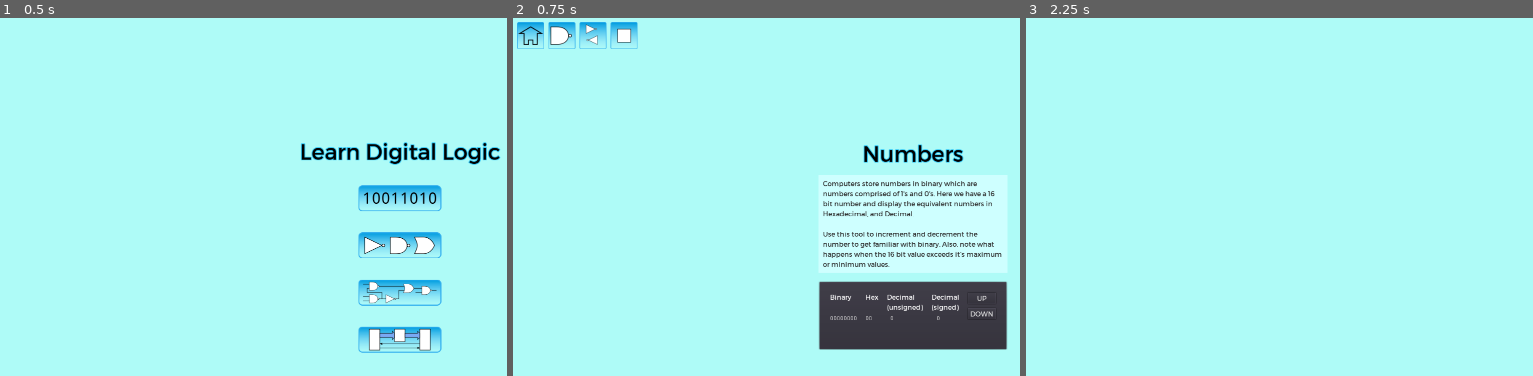
Above: before the commit, frames 1-3 (left to right).
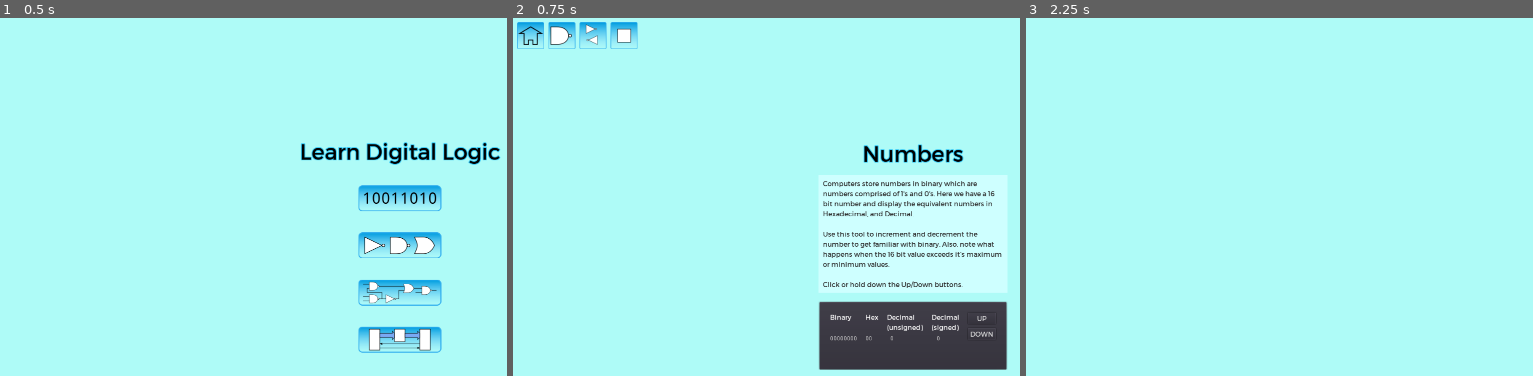
Above: after the commit, the same moments.

Repository: andrew-wilkes/digital-logic
Game: Godot game, scene res://Main.tscn
The game is run twice, just before and just after one commit, with the same random seed, the same clock (stepped at 60 frames per second) and the same inputs.
Inputs (mouse positions are in pixels of both pictures, inside the frame that each line leads up to):
- Up to frame 1 (0.5 s): no input
- Up to frame 2 (0.75 s): click (913, 197) at 0.5 s
- Up to frame 3 (2.25 s): click (1041, 35) at 1.25 s; click (1426, 247) at 2 s

Frame 1 is identical in both runs. In frame 2, 5.8% of the frame differs, in the area x 60-98%, y 71-99%; in frame 3, nothing differs.

Commit message:
Shrink button menu size to avoid overlap of GUI

Diff:
--- a/game/Buttons.gd
+++ b/game/Buttons.gd
@@ -6,20 +6,20 @@
 
 
 func _on_Home_button_down():
-	get_tree().change_scene("res://Main.tscn")
+	return get_tree().change_scene("res://Main.tscn")
 
 
 func _on_Numbers_button_down():
-	get_tree().change_scene("res://Numbers.tscn")
+	return get_tree().change_scene("res://Numbers.tscn")
 
 
 func _on_Gates_button_down():
-	get_tree().change_scene("res://Gates.tscn")
+	return get_tree().change_scene("res://Gates.tscn")
 
 
 func _on_Circuits_button_down():
-	get_tree().change_scene("res://Circuits.tscn")
+	return get_tree().change_scene("res://Circuits.tscn")
 
 
 func _on_Projects_button_down():
-	get_tree().change_scene("res://Projects.tscn")
+	return get_tree().change_scene("res://Projects.tscn")
--- a/game/Buttons.tscn
+++ b/game/Buttons.tscn
@@ -12,7 +12,10 @@
 anchor_bottom = 1.0
 margin_left = 10.0
 margin_top = 10.0
-margin_bottom = -1.50732
+margin_right = -1530.0
+margin_bottom = -1006.0
+size_flags_horizontal = 0
+size_flags_vertical = 0
 custom_constants/separation = 10
 script = ExtResource( 6 )
 __meta__ = {
--- a/game/Main.gd
+++ b/game/Main.gd
@@ -1,16 +1,16 @@
 extends CenterContainer
 
 func _on_Numbers_button_down():
-	get_tree().change_scene("res://Numbers.tscn")
+	return get_tree().change_scene("res://Numbers.tscn")
 
 
 func _on_Gates_button_down():
-	get_tree().change_scene("res://Gates.tscn")
+	return get_tree().change_scene("res://Gates.tscn")
 
 
 func _on_Circuits_button_down():
-	get_tree().change_scene("res://Circuits.tscn")
+	return get_tree().change_scene("res://Circuits.tscn")
 
 
 func _on_Projects_button_down():
-	get_tree().change_scene("res://Projects.tscn")
+	return get_tree().change_scene("res://Projects.tscn")
--- a/game/Numbers.tscn
+++ b/game/Numbers.tscn
@@ -36,7 +36,9 @@
 [node name="TextPanel" parent="VBox" instance=ExtResource( 4 )]
 text = "Computers store numbers in binary which are numbers comprised of 1's and 0's. Here we have a 16 bit number and display the equivalent numbers in Hexadecimal, and Decimal.
 
-Use this tool to increment and decrement the number to get familiar with binary. Also, note what happens when the 16 bit value exceeds it's maximum or minimum values."
+Use this tool to increment and decrement the number to get familiar with binary. Also, note what happens when the 16 bit value exceeds it's maximum or minimum values.
+
+Click or hold down the Up/Down buttons."
 
 [node name="Panel" type="PanelContainer" parent="VBox"]
 margin_top = 337.0
